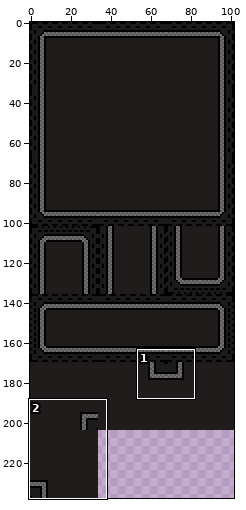
Sprite sheet -- Coin Temple/Assets/Sprites/GroundTile - CoinTemple.png. Above, an overview of the earlier version with the close-up marked.
Close-up. Earlier state:
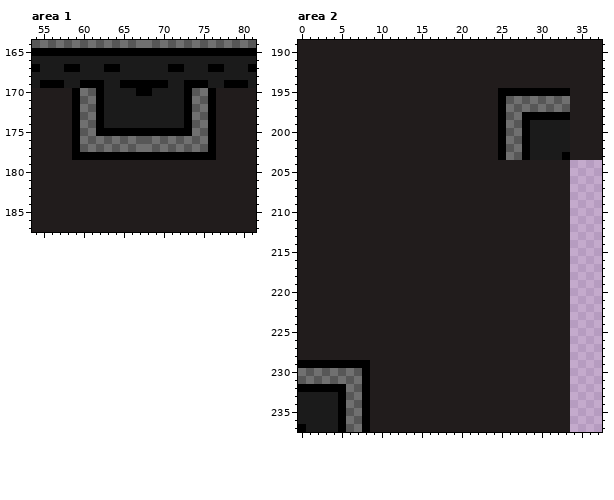
The file is 102x238 pixels. Shown: area 1: x 54..81, y 164..187; area 2: x 0..37, y 189..237.
After:
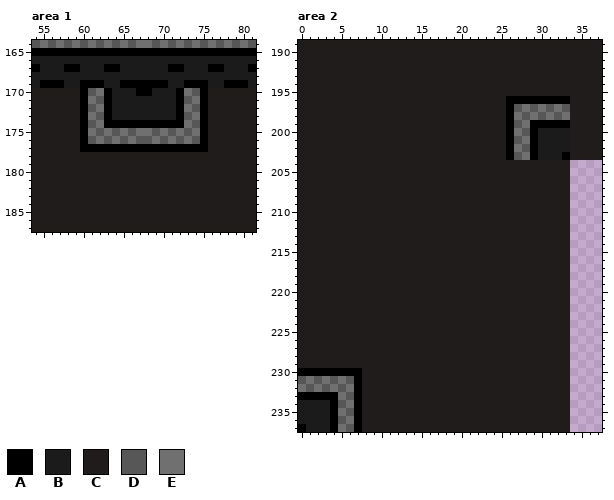
Palette (. is transparent): A #000000  B #1b1b1b  C #211c1c  D #575757  E #707070
Difference:
Changed rows in their new state; - is an unchanged pixel.
Area 1:
first column x 59:
170 CA-EA--------AE-AC
171 CA-DA--------AD-AC
172 CA-EA--------AE-AC
173 CA-DA--------AD-AC
174 CA-EAAAAAAAAAAE-AC
175 CA-DEDEDEEDEDED-AC
176 CA--------------AC
177 CAAAAAAAAAAAAAAAAC
178 CCCCCCCCCCCCCCCCCC
Area 2:
first column x 25:
195 CCCCCCCCC
196 CAAAAAAAA
197 CA-------
198 CA-DEDEDE
199 CA-EAAAAA
200 CA-DA----
201 CA-EA----
202 CA-DA----
203 CA-EA----
first column x 0:
229 CCCCCCCCC
230 AAAAAAAAC
231 -------AC
232 EDEDED-AC
233 AAAAAE-AC
234 ----AD-AC
235 ----AE-AC
236 ----AD-AC
237 ----AE-AC
Boxes around the changes in both close-ups, in picture pixels (x1, y1, x2, y2):
changed: (72, 88, 216, 160)
changed: (498, 88, 570, 160)
changed: (298, 360, 370, 432)
